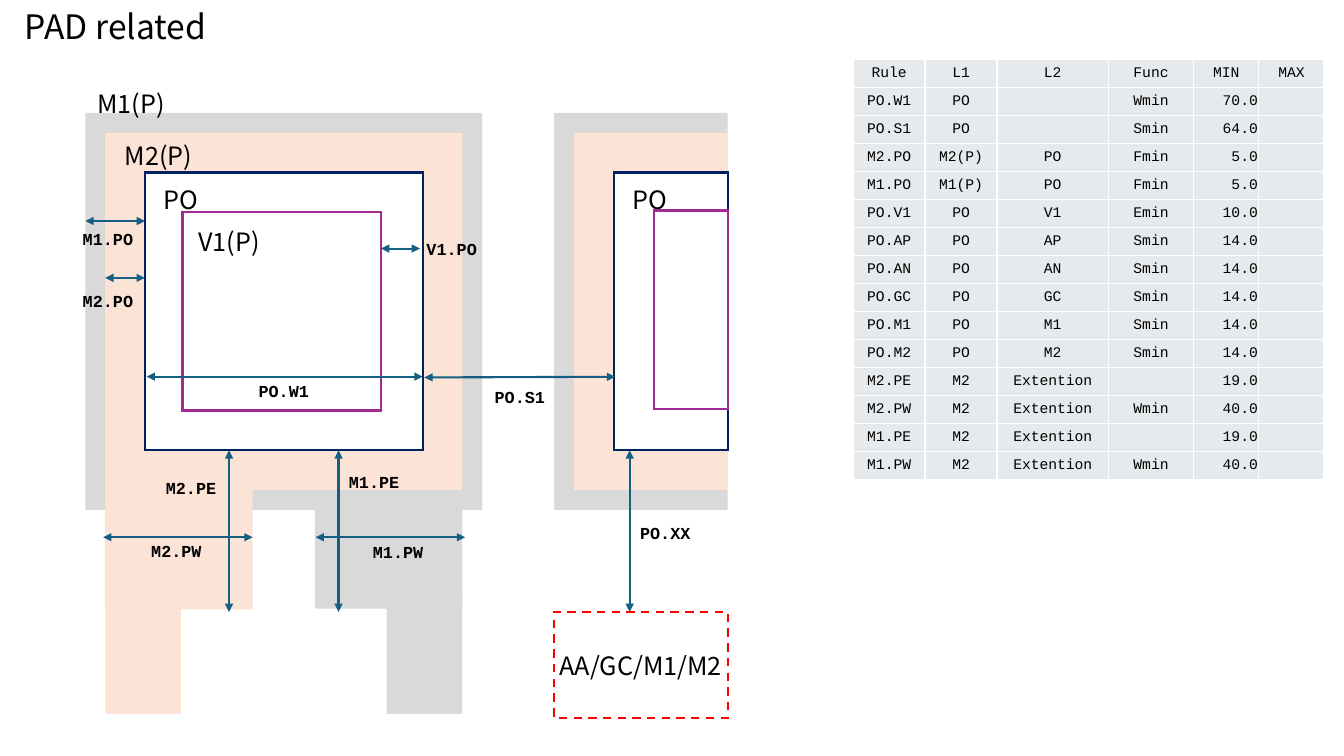
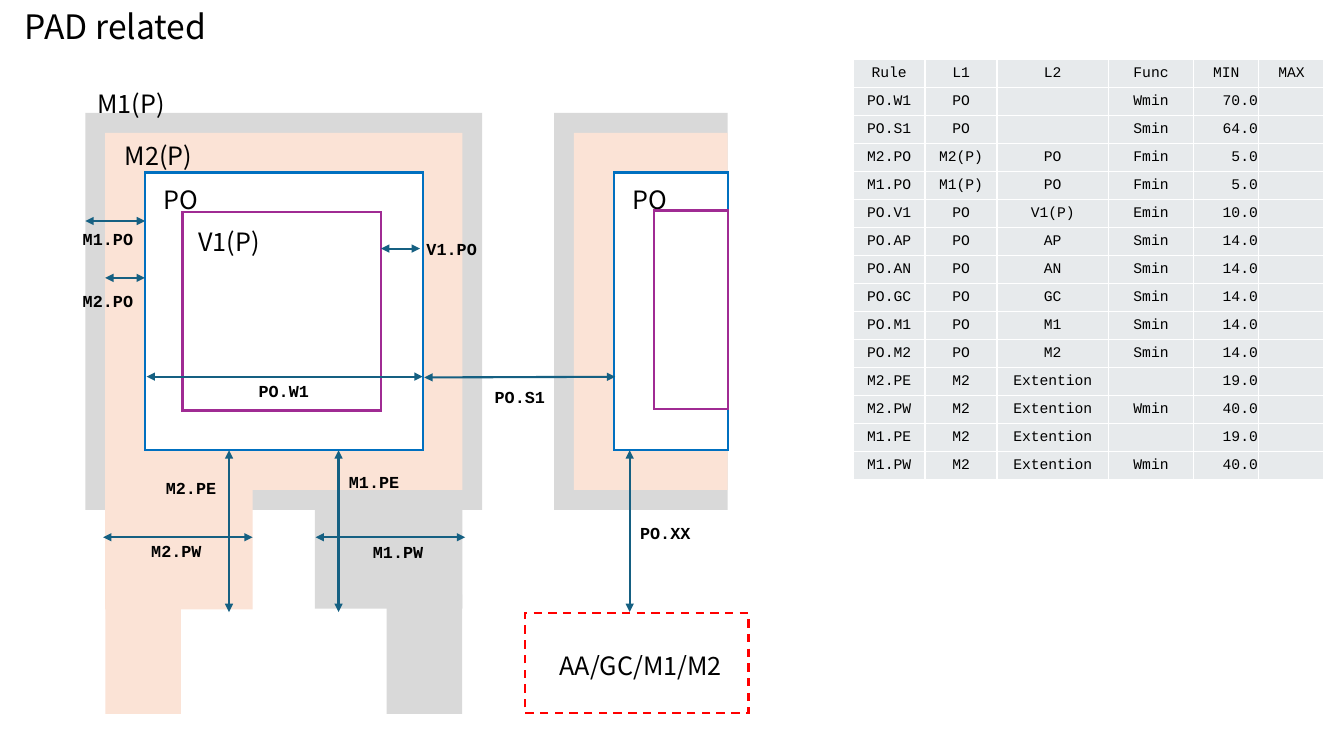
Before and after one commit to d-m-bailey/TR-1um, a slide deck: slide 10 of Document/TR-1um_DRC_summary.pptx. Drawn at 1344x756 pixels with LibreOffice and Linux fonts; fonts in the diff are those of the drawing. Boxes give left, top, right and bottom in pixels: in the first picture for what was removed or moved away, otherwise in the second. Text is boxed around its words. In the diff, an @@ line names an element or a change of style, - is before the commit and + after.

```diff
--- a/Document/TR-1um_DRC_summary.pptx
+++ b/Document/TR-1um_DRC_summary.pptx
@@ table at bbox=[853, 59, 1324, 480] @@
-row 6, column 3: V1
+row 6, column 3: V1(P)
@@ rectangle at bbox=[145, 172, 423, 451]: outline #002060 1.5 pt to #0070C0 1.5 pt @@
@@ rectangle at bbox=[615, 172, 728, 450]: outline #002060 1.5 pt to #0070C0 1.5 pt @@
@@ rectangle: place and size @@
-rectangle at bbox=[555, 612, 728, 718]
+rectangle at bbox=[525, 613, 749, 713]
```
Also in this commit, not shown: 3 other slides changed, 12 other files.
